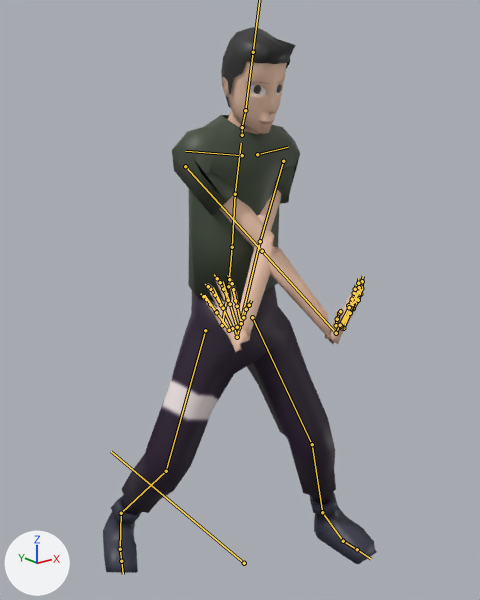
An edit to the FBX model KenshiClient/Kenshi/Assets/Character/Models/Character.fbx, drawn before and after from the same camera.
Both versions are drawn from a camera (50 mm lens) standing at (-1.165, -1.434, 1.491) and looking at (0.025, 0.054, 0.895). The axes (+X, +Y, +Z) are drawn at lower left. The lights are the same throughout. Both versions are drawn at frame 70 of the action 'rig|rigAction'; the numbers are the values there. The bones that bend it are drawn over the model as lines.
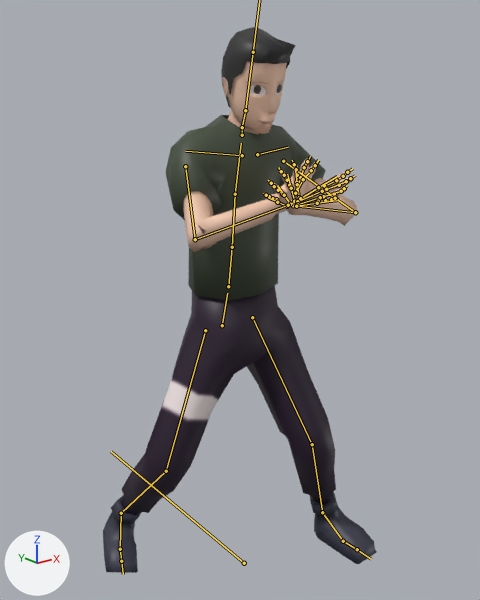
Location of each change, (x1, y1, x2, y2) in pixels of the pictures (480 x 600 px):
```json
{"object": "Cube.002", "change": "posed", "before": [172, 115, 300, 300], "after": [166, 115, 326, 301], "on screen": "25% wider"}
{"object": "Cube", "change": "posed", "before": [203, 61, 365, 352], "after": [183, 61, 357, 252]}
{"bone": "DEF-upper_arm.L", "before": "(283, 161) to (260, 241)", "after": "(283, 161) to (355, 212)"}
{"bone": "DEF-forearm.L", "before": "(260, 241) to (237, 337)", "after": "(355, 212) to (293, 205)"}
{"bone": "DEF-hand.L", "before": "(237, 337) to (234, 327)", "after": "(293, 205) to (291, 200)"}
{"bone": "DEF-upper_arm.R", "before": "(185, 166) to (262, 251)", "after": "(185, 166) to (195, 239)"}
{"bone": "DEF-forearm.R", "before": "(262, 251) to (336, 333)", "after": "(195, 239) to (288, 205)"}
{"bone": "DEF-hand.R", "before": "(336, 333) to (340, 324)", "after": "(288, 205) to (298, 200)"}
```

Scene script edits in JSON lines:
```json
{"block": "bone_def_upper_arm_l", "where": "bone_def_upper_arm_l = bpy.data.objects['rig'].pose.bones['DEF-upper_arm.L']  # child of 'DEF-shoulder.L'"}
{"op": "set", "path": "bone_def_upper_arm_l.rotation_quaternion", "old": "(0.696, 0.706, -0.005, -0.131)", "new": "(0.851, 0.328, -0.007, 0.411)", "note": "degrees (90, 10, -11) -> degrees (35, -16, 46)"}
{"op": "set", "path": "bone_def_upper_arm_l.scale", "old": "(1.01, 0.99, 1.01)", "new": "(1.03, 0.94, 1.03)"}
{"block": "bone_def_forearm_l", "where": "bone_def_forearm_l = bpy.data.objects['rig'].pose.bones['DEF-forearm.L']  # child of 'DEF-upper_arm.L'"}
{"op": "set", "path": "bone_def_forearm_l.rotation_quaternion", "old": "(0.638, -0.021, -0.768, 0.055)", "new": "(0.567, 0.806, -0.084, 0.149)", "note": "degrees (32, -102, -29) -> degrees (109, -20, 2)"}
{"op": "set", "path": "bone_def_forearm_l.scale", "old": "(1.0, 1.0, 1.0)", "new": "(1.0, 0.92, 1.09)"}
{"block": "bone_def_hand_l", "where": "bone_def_hand_l = bpy.data.objects['rig'].pose.bones['DEF-hand.L']  # child of 'DEF-forearm.L'"}
{"op": "set", "path": "bone_def_hand_l.rotation_quaternion", "old": "(0.067, -0.669, -0.18, 0.718)", "new": "(0.873, -0.012, -0.369, 0.318)", "note": "degrees (-83, 69, 106) -> degrees (-19, -40, 47)"}
{"op": "set", "path": "bone_def_hand_l.scale", "old": "(1.0, 1.01, 1.0)", "new": "(0.99, 1.04, 0.98)"}
{"block": "bone_def_upper_arm_r", "where": "bone_def_upper_arm_r = bpy.data.objects['rig'].pose.bones['DEF-upper_arm.R']  # child of 'DEF-shoulder.R'"}
{"op": "set", "path": "bone_def_upper_arm_r.rotation_quaternion", "old": "(0.697, 0.71, 0.005, 0.098)", "new": "(0.853, 0.369, 0.007, -0.37)", "note": "degrees (90, -8, 8) -> degrees (41, 17, -41)"}
{"op": "set", "path": "bone_def_upper_arm_r.scale", "old": "(0.95, 1.1, 0.95)", "new": "(1.03, 0.94, 1.03)"}
{"block": "bone_def_forearm_r", "where": "bone_def_forearm_r = bpy.data.objects['rig'].pose.bones['DEF-forearm.R']  # child of 'DEF-upper_arm.R'"}
{"op": "set", "path": "bone_def_forearm_r.rotation_quaternion", "old": "(0.665, -0.035, 0.745, -0.038)", "new": "(-0.565, -0.812, -0.072, 0.13)", "note": "degrees (42, 99, 42) -> degrees (110, 17, -2)"}
{"op": "set", "path": "bone_def_forearm_r.scale", "old": "(1.0, 0.99, 1.0)", "new": "(1.0, 0.92, 1.09)"}
{"block": "bone_def_hand_r", "where": "bone_def_hand_r = bpy.data.objects['rig'].pose.bones['DEF-hand.R']  # child of 'DEF-forearm.R'"}
{"op": "set", "path": "bone_def_hand_r.rotation_quaternion", "old": "(0.532, 0.468, -0.131, 0.693)", "new": "(-0.897, 0.104, -0.362, 0.231)", "note": "degrees (31, -52, 90) -> degrees (-26, 37, -38)"}
{"op": "set", "path": "bone_def_hand_r.scale", "old": "(1.01, 1.03, 0.97)", "new": "(0.99, 1.05, 0.97)"}
```
